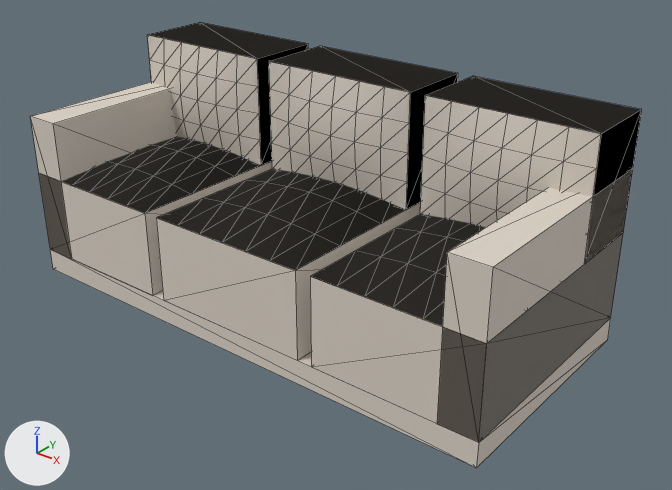
What one commit did to the glTF model src/assets/furniture/sofa.glb.
One viewpoint serves both versions: a 50 mm lens placed at (2.02, -2.38, 1.75), pointed at (0.12, 0.0, 0.28). The axes (+X, +Y, +Z) are drawn at lower left. The lights are the same throughout. The older version comes first. Mesh edges are drawn as thin lines. Vertices at exactly the same position are counted once.

The scene before the commit, as lines of its bpy script (objects in view):
```python
me_mesh_0 = bpy.data.meshes.new('Mesh_0')
me_mesh_0.from_pydata(...)  # 316 vertices, 512 faces; spans x -1.0..1.0, y -0.45..0.45, z 0.0..0.85
me_mesh_0.materials.append(mat_material_0)  # pale yellow #ddd3c7
ob_mesh_0 = bpy.data.objects.new('Mesh_0', me_mesh_0)
ob_mesh_0.location = (0.0, 0.0, 0.0)
```
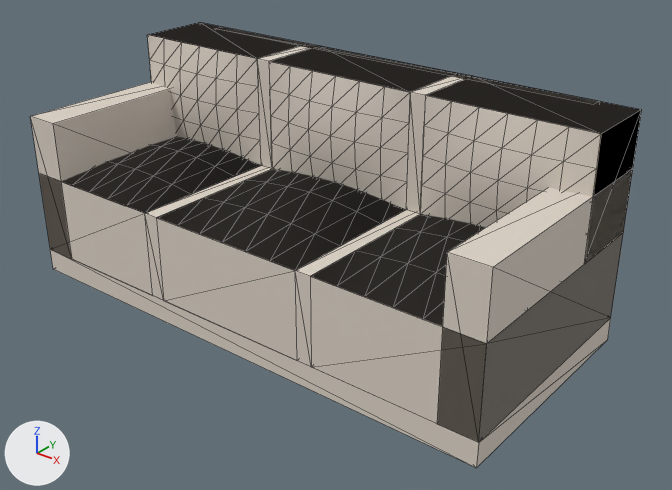
Scene script edits in JSON lines:
```json
{"op": "add", "block": "mat_material_1", "code": ["mat_material_1 = principled_material('Material_1')", "mat_material_1.base_color = (0.36, 0.22, 0.1)  # brown #a28159", "mat_material_1.roughness = 0.6"]}
{"block": "me_mesh_0", "where": "# used by ob_mesh_0; location = (0.0, 0.0, 0.0)"}
{"op": "remove", "block": "me_mesh_0", "code": "me_mesh_0.from_pydata(...)  # 316 vertices, 512 faces; spans x -1.0..1.0, y -0.45..0.45, z 0.0..0.85"}
{"op": "add", "block": "me_mesh_0", "code": "me_mesh_0.from_pydata(...)  # 322 vertices, 564 faces; spans x -1.0..1.0, y -0.45..0.45, z 0.0..0.85"}
{"block": "me_mesh_0", "change": "me_mesh_0 part 1"}
{"block": "me_mesh_0", "change": "6 vertices are added at (-0.86, 0.4, 0.09), (-0.86, 0.4, 0.85), (-0.86, 0.45, 0.85), (0.86, 0.45, 0.85), (0.86, 0.4, 0.85), (0.86, 0.4, 0.09)"}
{"block": "me_mesh_0", "change": "52 new faces join them, mat_material_0 (pale yellow #ddd3c7)"}
{"op": "add", "block": "me_mesh_0", "code": "me_mesh_0.materials.append(mat_material_1)  # brown #a28159"}
```

Pixel boxes [x1, y1, x2, y2] of what changed, in the pictures (672 x 490 px):
```json
{"part": 1, "of": "me_mesh_0", "change": "added", "after": [145, 27, 598, 367]}
```
